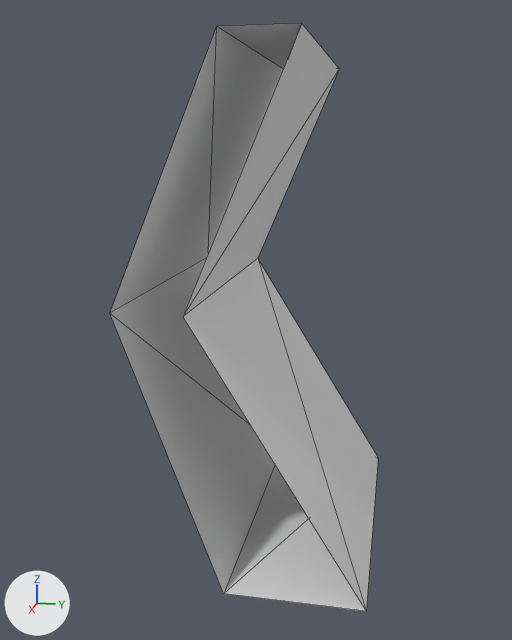
Renders of the glTF model pr-preview/pr-40/assets/models/plow.glb from each side of a commit.
Before and after are seen from a 50 mm camera at (2.217, 0.437, 1.23) aimed at (0.013, -0.004, 0.679). Lighting does not change. The marker at lower left points along +X, +Y and +Z. Mesh edges are drawn as thin lines.

Objects in the first picture: 'Plow_Segment'.
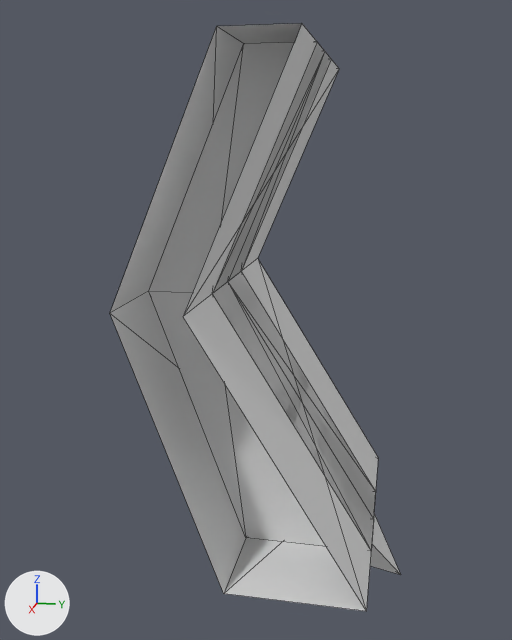
Diff of the bpy script that builds the scene:
```diff
--- a/pr-preview/pr-40/assets/models/plow.glb.py
+++ b/pr-preview/pr-40/assets/models/plow.glb.py
@@ me_plow_tooth_mesh @@
+me_plow_tooth_mesh.from_pydata([(-0.15, 0.35, 0.05), (0.15, 0.35, 0.05), (-0.15, 0.0, 0.0), (0.15, 0.0, 0.0), (0.0, 0.5, -0.2)], [], [(0, 1, 3), (0, 3, 2), (0, 1, 4), (1, 3, 4), (3, 2, 4), (2, 0, 4)])
+me_plow_tooth_mesh.materials.append(mat_plow_mat)  # white #e7e7e7
@@ me_plow_wing_r_mesh @@
+me_plow_wing_r_mesh.from_pydata(...)  # 12 vertices, 20 faces; spans x 0.0..0.2, y -0.3..0.4, z 0.0..1.5
+me_plow_wing_r_mesh.materials.append(mat_plow_mat)  # white #e7e7e7
@@ me_plow_wing_l_mesh @@
+me_plow_wing_l_mesh.from_pydata(...)  # 12 vertices, 20 faces; spans x -0.2..0.0, y -0.3..0.4, z 0.0..1.5
+me_plow_wing_l_mesh.materials.append(mat_plow_mat)  # white #e7e7e7
@@ ob_plow_tooth @@
+ob_plow_tooth = bpy.data.objects.new('Plow_Tooth', me_plow_tooth_mesh)
+ob_plow_tooth.location = (0.0, 0.0, 0.0)
@@ ob_plow_wing_r @@
+ob_plow_wing_r = bpy.data.objects.new('Plow_Wing_R', me_plow_wing_r_mesh)
+ob_plow_wing_r.location = (0.0, 0.0, 0.0)
@@ ob_plow_wing_l @@
+ob_plow_wing_l = bpy.data.objects.new('Plow_Wing_L', me_plow_wing_l_mesh)
+ob_plow_wing_l.location = (0.0, 0.0, 0.0)
```

Boxes (x1, y1, x2, y2) around the edits, measured in the pictures (512 x 640 px):
'Plow_Wing_R', added: after (149, 42, 373, 550)
'Plow_Wing_L', added: after (228, 52, 376, 517)
'Plow_Tooth', added: after (370, 514, 401, 575)
